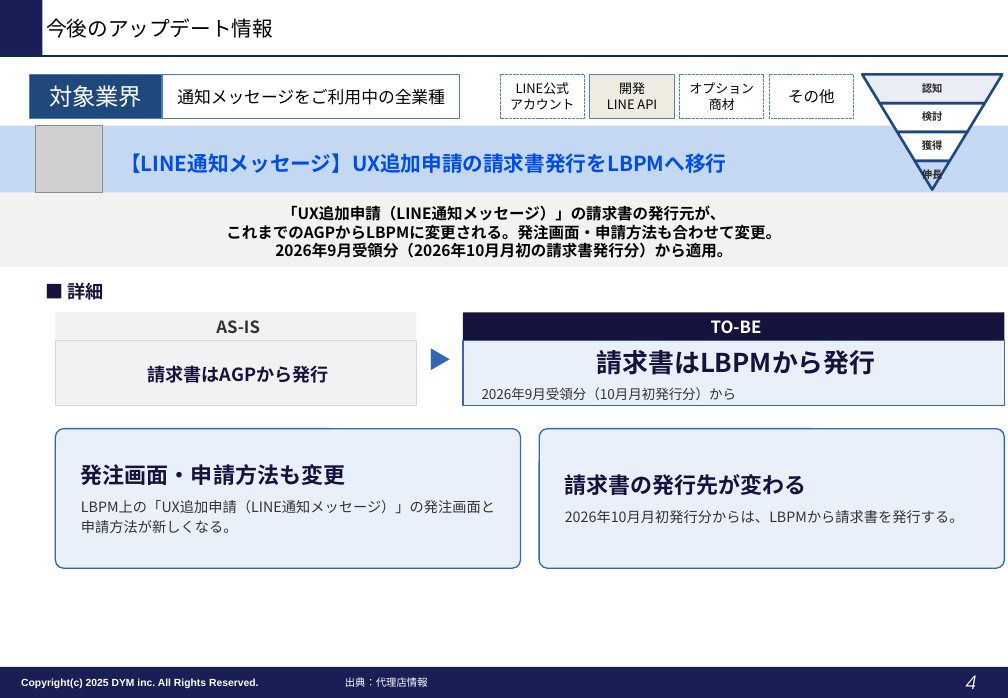
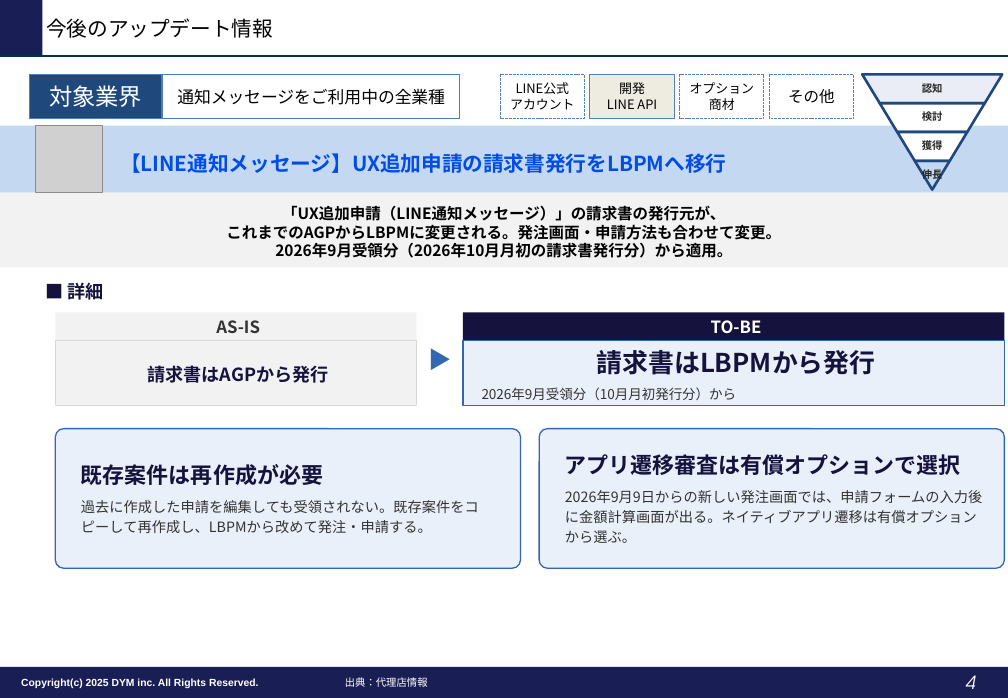
Before and after one commit to tonomura-r-dev/folder, a slide deck: slide 4 of LINEOA媒体最新情報_2026年10月トレンドレポート.pptx. Drawn at 1008x698 pixels with LibreOffice and Linux fonts; fonts in the diff are those of the drawing; grey boxes stand for pictures; background and template pictures are left out. Boxes give left, top, right and bottom in pixels: in the first picture for what was removed or moved away, otherwise in the second. Text is boxed around its words. In the diff, an @@ line names an element or a change of style, - is before the commit and + after.

```diff
--- a/LINEOA媒体最新情報_2026年10月トレンドレポート.pptx
+++ b/LINEOA媒体最新情報_2026年10月トレンドレポート.pptx
@@ text in rounded rectangle at bbox=[81, 464, 479, 533]: text changed @@
-発注画面・申請方法も変更
-LBPM上の「UX追加申請（LINE通知メッセージ）」の発注画面と申請方法が新しくなる。
+既存案件は再作成が必要
+過去に作成した申請を編集しても受領されない。既存案件をコピーして再作成し、LBPMから改めて発注・申請する。
@@ text in rounded rectangle at bbox=[565, 454, 982, 543]: text changed @@
-請求書の発行先が変わる
-2026年10月月初発行分からは、LBPMから請求書を発行する。
+アプリ遷移審査は有償オプションで選択
+2026年9月9日からの新しい発注画面では、申請フォームの入力後に金額計算画面が出る。ネイティブアプリ遷移は有償オプションから選ぶ。
```
Also in this commit, not shown: 7 other slides changed, 2 other files.
